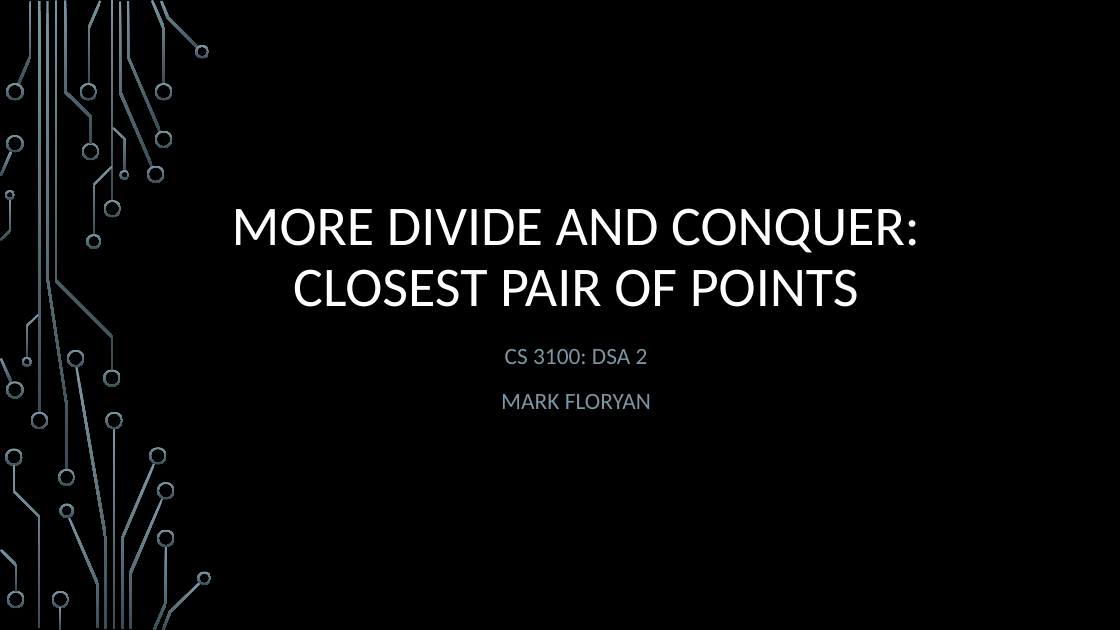
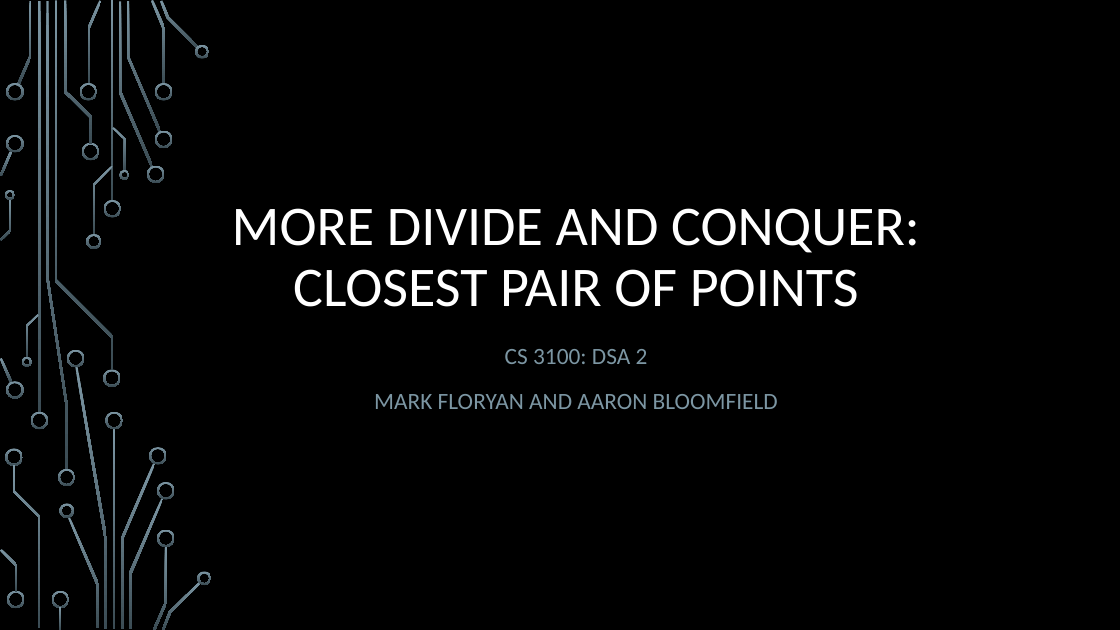
Before and after one commit to markfloryan/dsa2, a slide deck: slide 1 of slides/03-4-ClosestPair.pptx. Drawn at 1120x630 pixels with LibreOffice and Linux fonts; fonts in the diff are those of the drawing; background and template pictures are left out. Boxes give left, top, right and bottom in pixels: in the first picture for what was removed or moved away, otherwise in the second. Text is boxed around its words. In the diff, an @@ line names an element or a change of style, - is before the commit and + after.

```diff
--- a/slides/03-4-ClosestPair.pptx
+++ b/slides/03-4-ClosestPair.pptx
@@ subtitle at (374, 394, 778, 409): text changed @@
-MARK FLORYAN
+MARK FLORYAN AND AARON BLOOMFIELD
```
Also in this commit, not shown: 2 other slides changed, 8 other files.
